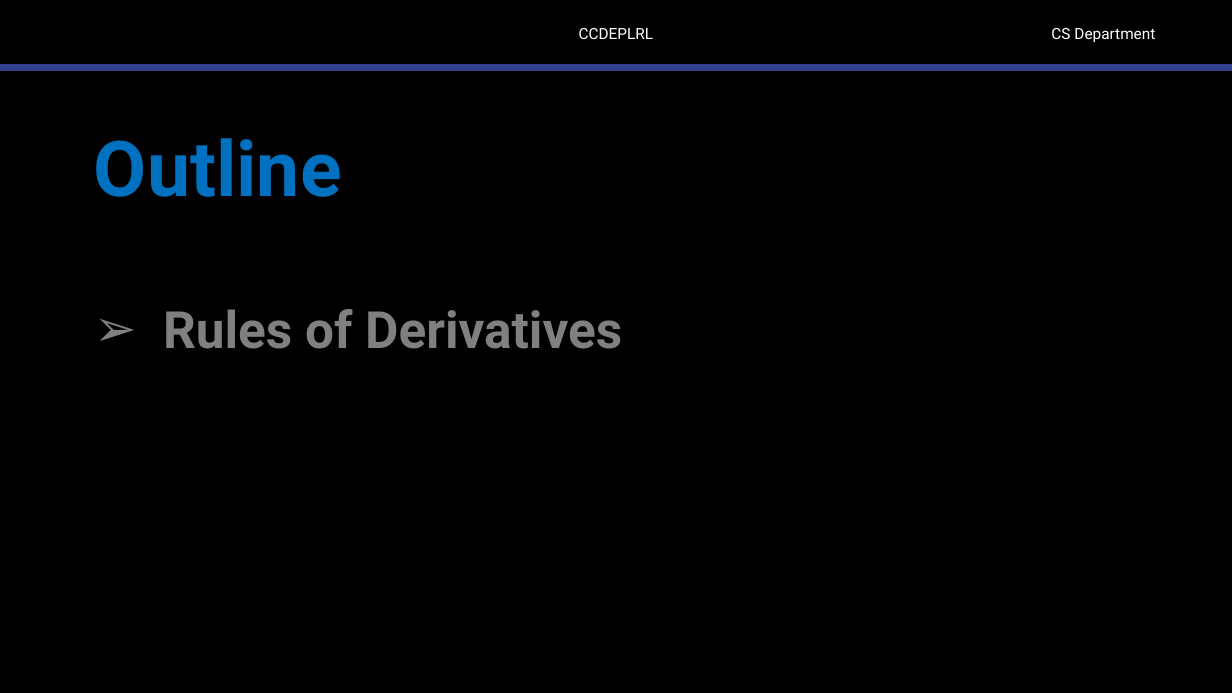
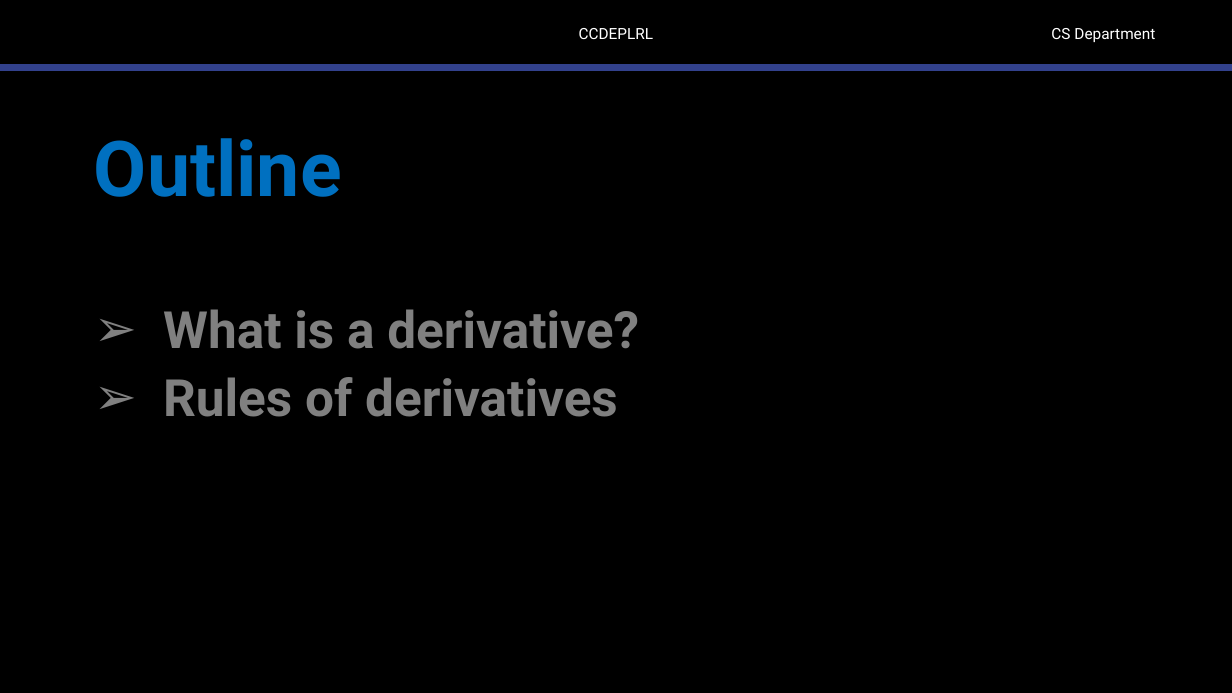
Before and after one commit to robitussin/CCDEPLRL, a slide deck: slide 2 of 2 - Training Neural Networks/Pre-requisites on Backpropagation/Derivatives.pptx. Drawn at 1232x693 pixels with LibreOffice and Linux fonts; fonts in the diff are those of the drawing; background and template pictures are left out. Boxes give left, top, right and bottom in pixels: in the first picture for what was removed or moved away, otherwise in the second. Text is boxed around its words. In the diff, an @@ line names an element or a change of style, - is before the commit and + after.

Commit message:
Fixed spaces on Chain Rule. Added definitions for derivatives

```diff
--- a/2 - Training Neural Networks/Pre-requisites on Backpropagation/Derivatives.pptx
+++ b/2 - Training Neural Networks/Pre-requisites on Backpropagation/Derivatives.pptx
@@ text at (163, 309, 639, 417): text changed @@
-➢ Rules of Derivatives
+➢ What is a derivative?
+➢ Rules of derivatives
```
Also in this commit, not shown: 1 other slide changed, 3 slides added, 1 other file.
